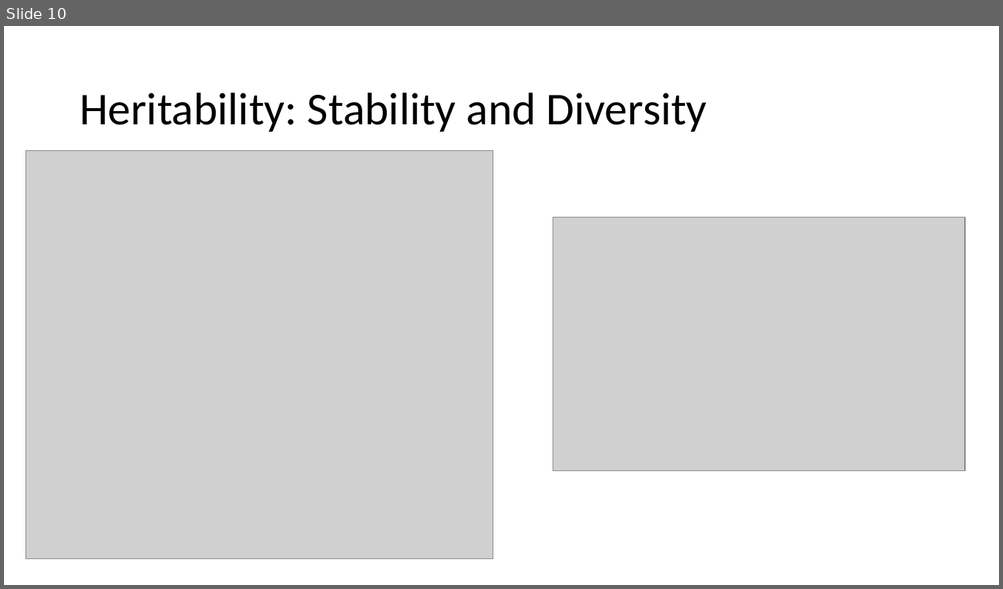
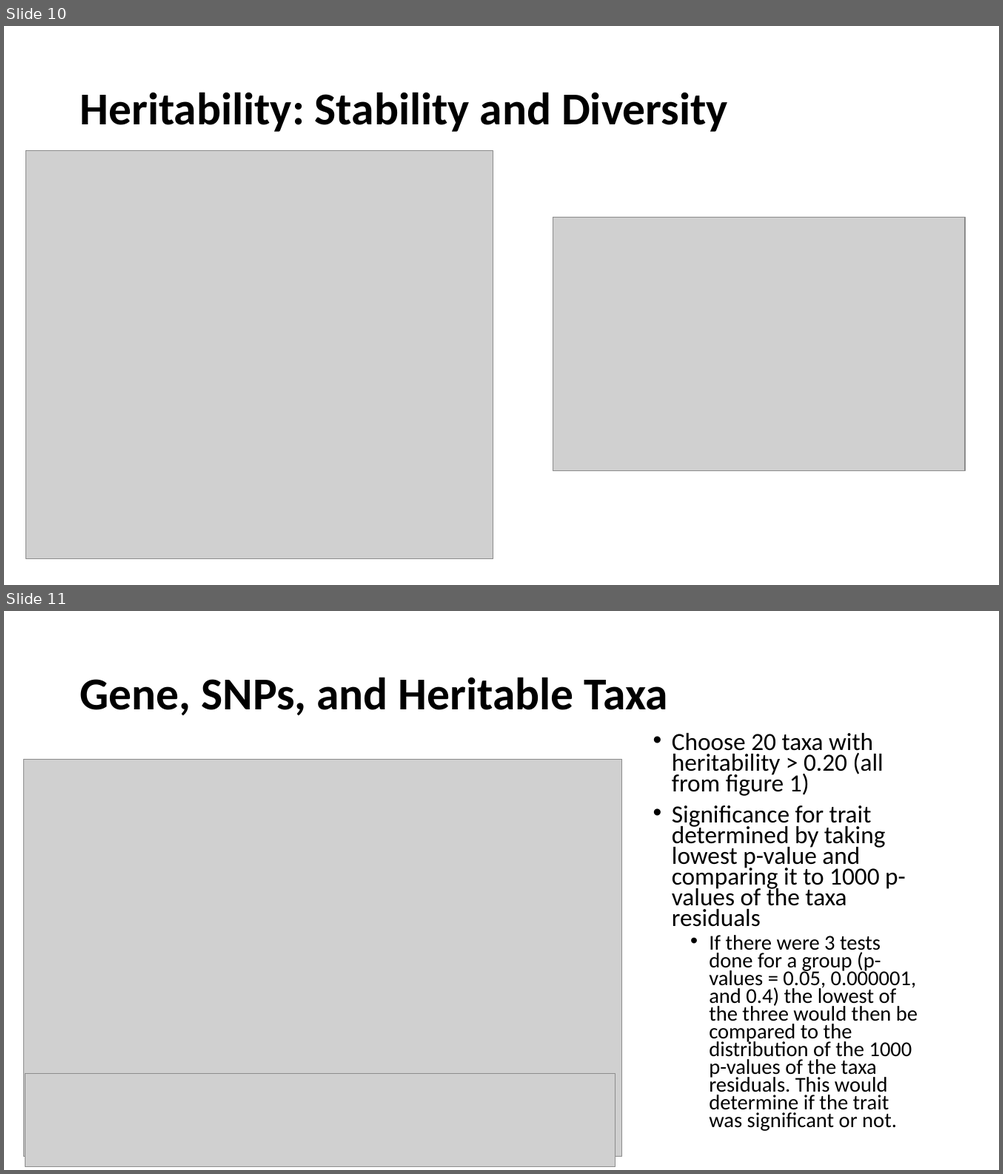
Before and after one commit to marcsze/SchlossLabPresentations, a slide deck: 2016_07_14/genetic_determinants_journal_club.pptx. Shown one above the other, each under a label of ours: slide 10 before the commit, slides 10 and 11 after it. The pictures are 1003x589 and 1003x1174 pixels, drawn with LibreOffice and Linux fonts; fonts in the diff are those of the drawing; grey boxes stand for pictures. Boxes give left, top, right and bottom in pixels: in the first picture for what was removed or moved away, otherwise in the second. Text is boxed around its words. In the diff, an @@ line names an element or a change of style, - is before the commit and + after.

```diff
--- a/2016_07_14/genetic_determinants_journal_club.pptx
+++ b/2016_07_14/genetic_determinants_journal_club.pptx
@@ slide 11 added at [4,611,999,1170], background #FFFFFF @@
@@ title added at [79,677,668,715], 44 pt, text #000000, bold @@
+Gene, SNPs, and Heritable Taxa
@@ text added at [671,733,917,1131], 20.4 pt, text #000000 @@
+• Choose 20 taxa with heritability > 0.20 (all from figure 1)
+• Significance for trait determined by taking lowest p-value and comparing it to 1000 p-values of the taxa residuals
+  • If there were 3 tests done for a group (p-values = 0.05, 0.000001, and 0.4) the lowest of the three would then be compared to the distribution of the 1000 p-values of the taxa residuals. This would determine if the trait was significant or not.
@@ picture added at [23,760,622,1157] @@
@@ picture added at [25,1074,614,1167] @@
@@ slide 10 changed as well @@
@@ title "Heritability: Stability and Diversity" at [79,92,728,132]: bold on @@
```
Also in this commit, not shown: 9 other slides changed, 1 other slide added, 1 slide removed, 1 other file.
